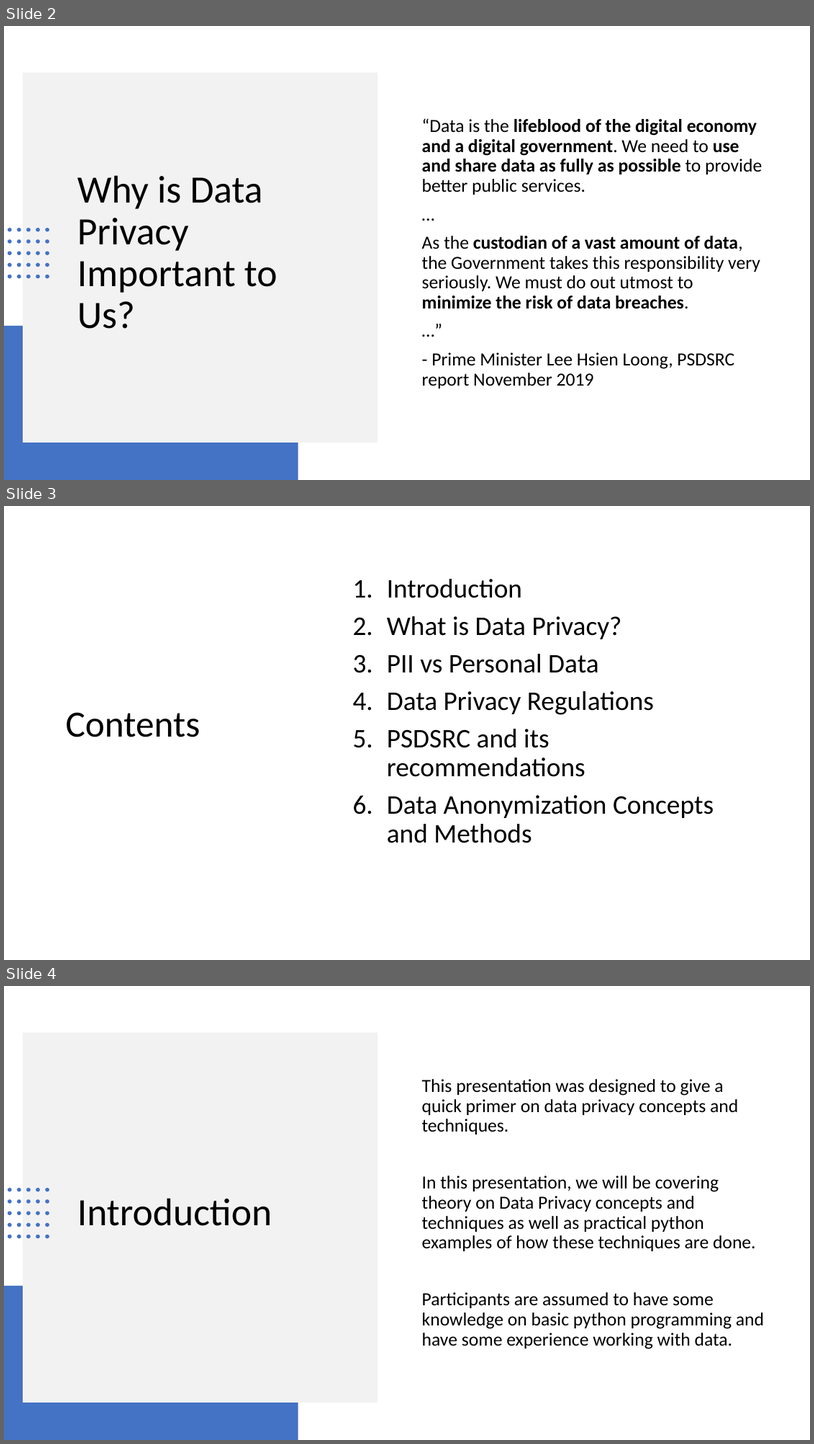
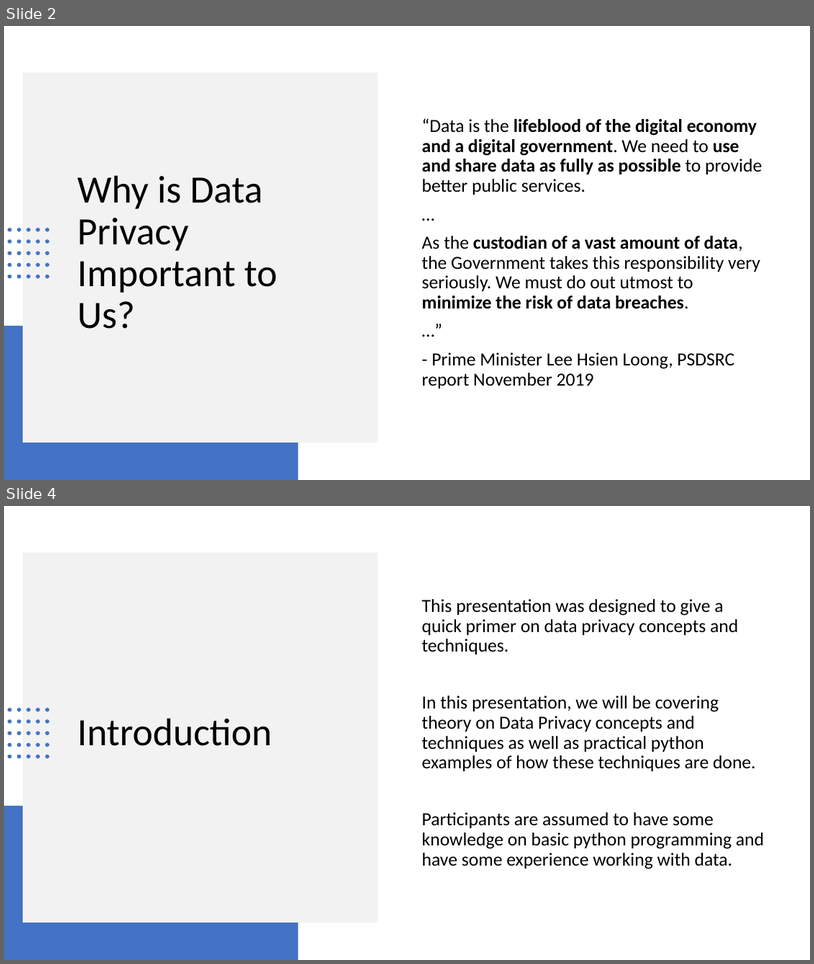
Before and after one commit to dsaidgovsg/data-privacy-workshop, a slide deck: Data Privacy Workshop.pptx. Shown one above the other, each under a label of ours: slides 2, 3 and 4 before the commit, slides 2 and 4 after it; the slides between them are not shown. The pictures are 814x1444 and 814x964 pixels, drawn with LibreOffice and Linux fonts; fonts in the diff are those of the drawing. Boxes give left, top, right and bottom in pixels: in the first picture for what was removed or moved away, otherwise in the second. Text is boxed around its words. In the diff, an @@ line names an element or a change of style, - is before the commit and + after.

```diff
--- a/Data Privacy Workshop.pptx
+++ b/Data Privacy Workshop.pptx
@@ slide 3 removed at (4,506,810,960), background #FFFFFF @@
@@ text removed at (387,579,714,843) @@
-1. Introduction
-2. What is Data Privacy?
-3. PII vs Personal Data
-4. Data Privacy Regulations
-5. PSDSRC and its recommendations
-6. Data Anonymization Concepts and Methods
@@ title removed at (66,712,201,737) @@
-Contents
```
Also in this commit, not shown: 1 slide added, 1 other file.
